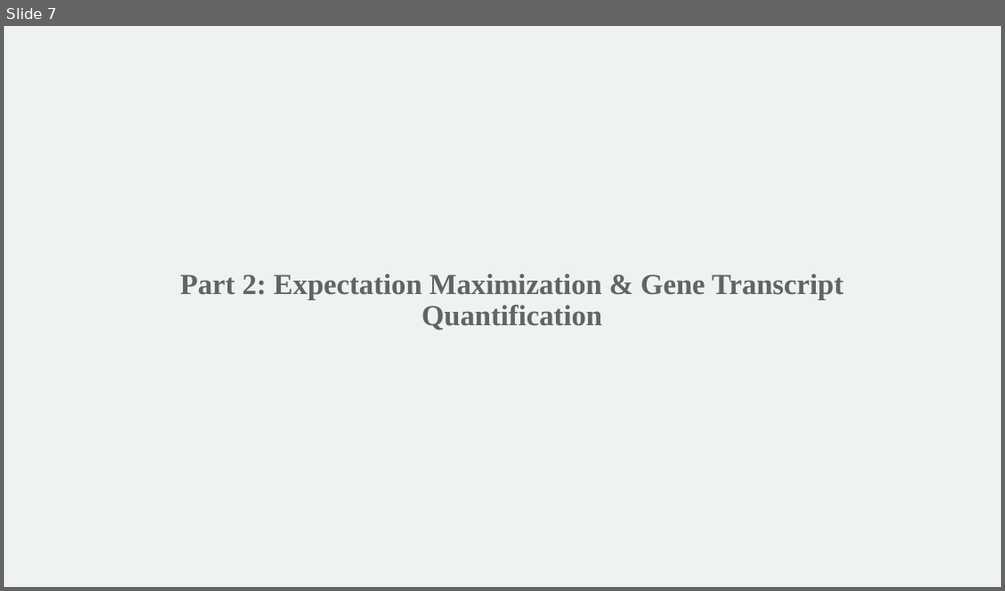
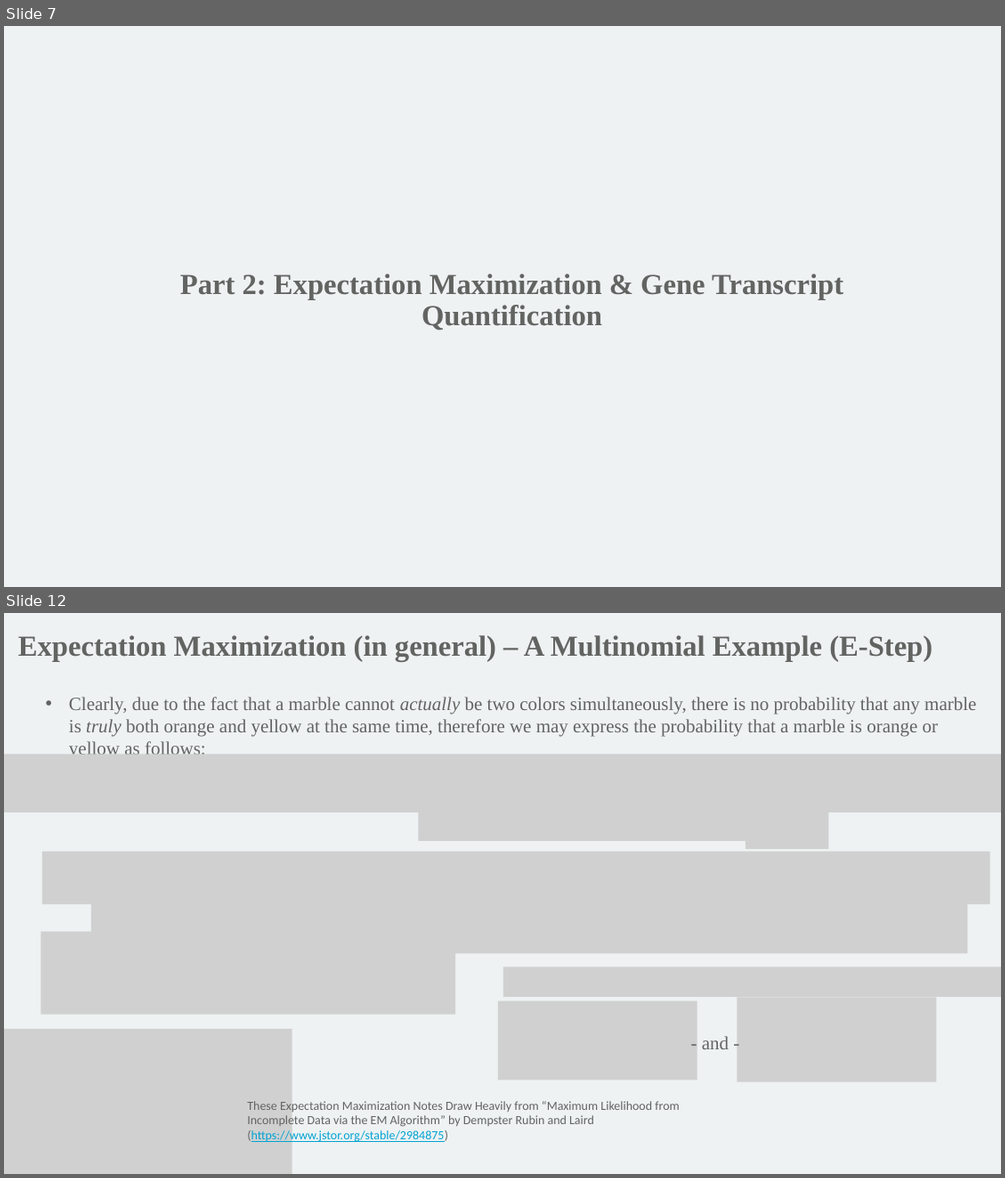
Before and after one commit to mathornton01/2022_UTSW_Lyda_Hill_Department_Advanced_NGS_Analysis_Nanocourse, a slide deck: Advanced NGS Analysis (Day 2).pptx. Shown one above the other, each under a label of ours: slide 7 before the commit, slides 7 and 12 after it; the slides between them are not shown. The pictures are 1005x591 and 1005x1178 pixels, drawn with LibreOffice and Linux fonts; fonts in the diff are those of the drawing; grey boxes stand for pictures; background and template pictures are left out. Boxes give left, top, right and bottom in pixels: in the first picture for what was removed or moved away, otherwise in the second. Text is boxed around its words. In the diff, an @@ line names an element or a change of style, - is before the commit and + after.

Commit message:
finished general discussion of EM and first multinomial EM example

```diff
--- a/Advanced NGS Analysis (Day 2).pptx
+++ b/Advanced NGS Analysis (Day 2).pptx
@@ slide 12 added at bbox=[4, 613, 1001, 1174], background #EEF2F3 @@
@@ text added at bbox=[18, 635, 932, 662], 28 pt, text #626462, bold @@
+Expectation Maximization (in general) – A Multinomial Example (E-Step)
@@ text added at bbox=[69, 697, 976, 755], 18 pt, text #626462 @@
+• Clearly, due to the fact that a marble cannot actually be two colors simultaneously, there is no probability that any marble is truly both orange and yellow at the same time, therefore we may express the probability that a marble is orange or yellow as follows:
@@ picture added at bbox=[4, 755, 1001, 812] @@
@@ picture added at bbox=[745, 799, 829, 850] @@
@@ picture added at bbox=[418, 811, 757, 840] @@
@@ picture added at bbox=[42, 852, 990, 905] @@
@@ picture added at bbox=[91, 901, 968, 953] @@
@@ picture added at bbox=[40, 932, 455, 1014] @@
@@ picture added at bbox=[503, 966, 1001, 997] @@
@@ picture added at bbox=[498, 1001, 697, 1080] @@
@@ picture added at bbox=[736, 997, 937, 1082] @@
@@ picture added at bbox=[4, 1029, 291, 1174] @@
@@ text added at bbox=[702, 1036, 728, 1049], 18 pt, text #626462 @@
+- and -
@@ text added at bbox=[247, 1101, 679, 1142], 12 pt, text #626462 @@
+These Expectation Maximization Notes Draw Heavily from “Maximum Likelihood from Incomplete Data via the EM Algorithm” by Dempster Rubin and Laird (https://www.jstor.org/stable/2984875)
```
Also in this commit, not shown: 3 slides changed, 3 other slides added, 1 other file.
